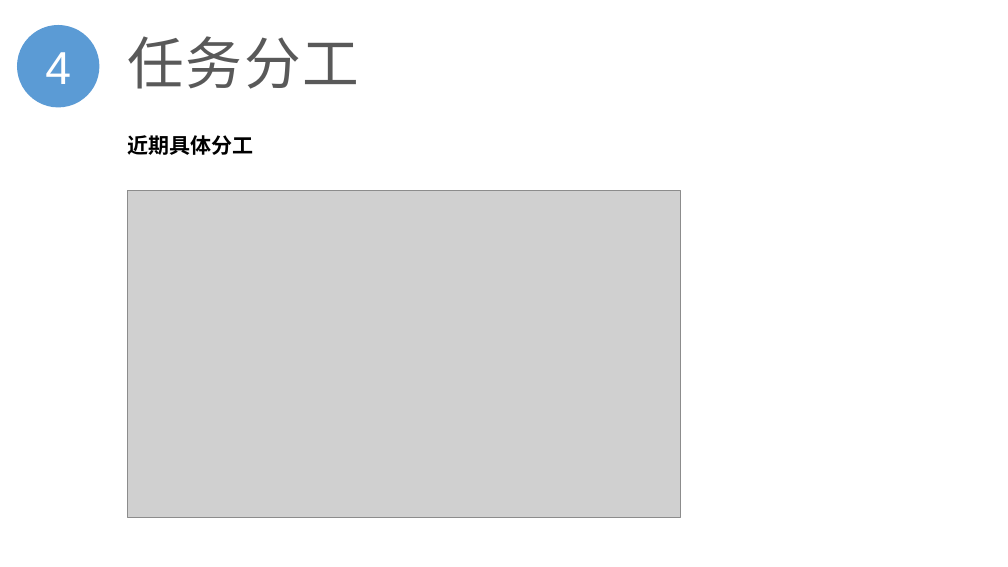
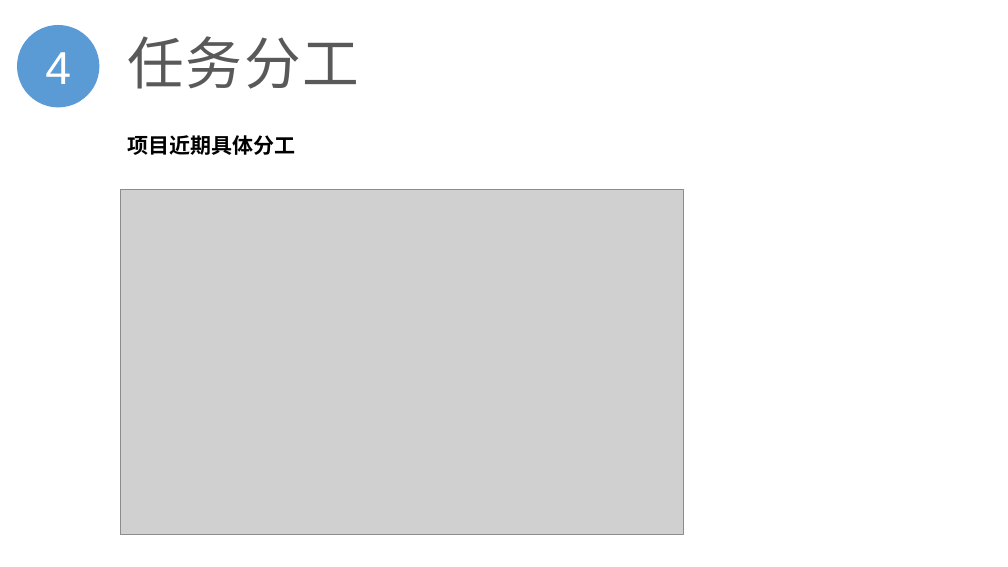
Before and after one commit to Cozymyz/SE2020-CityNorthBook, a slide deck: slide 15 of 开发文档/需求分析(SRS)/SE2020-G10-需求分析0.0.1.pptx. Drawn at 1008x567 pixels with LibreOffice and Linux fonts; fonts in the diff are those of the drawing; grey boxes stand for pictures; background and template pictures are left out. Boxes give left, top, right and bottom in pixels: in the first picture for what was removed or moved away, otherwise in the second. Text is boxed around its words. In the diff, an @@ line names an element or a change of style, - is before the commit and + after.

```diff
--- a/开发文档/需求分析(SRS)/SE2020-G10-需求分析0.0.1.pptx
+++ b/开发文档/需求分析(SRS)/SE2020-G10-需求分析0.0.1.pptx
@@ text at (x1=128, y1=135, x2=296, y2=155): text changed @@
-近期具体分工
+项目近期具体分工
@@ picture resized from (x1=127, y1=191, x2=681, y2=517) to (x1=120, y1=189, x2=684, y2=535) @@
```
Also in this commit, not shown: 9 other slides changed, 18 other files.
